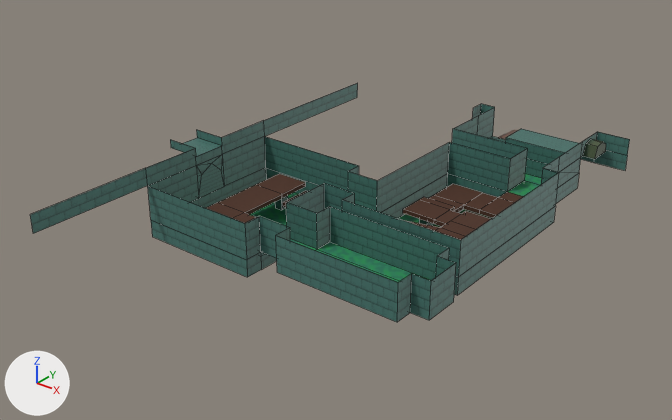
One commit to the Blender file Assets/World/Level0/Raw/Level0.blend: the scene before it, then after it.
The view is the same before and after, from a 50 mm lens placed at (89.6, -98.1, 88.3), pointed at (-25.2, 45.5, -0.7). Arrows for +X, +Y and +Z are at lower left; the lights stay in place. Mesh edges are drawn as thin lines on the coarser meshes.

The older version as bpy lines, for what is in view:
```python
me_plane = bpy.data.meshes.new('Plane')
me_plane.from_pydata(...)  # 297 vertices, 220 faces, 3 loose edges; spans x -60.0..16.0, y -12.0..104.0, z -4.0..12.0
# faces by material slot: [78, 117, 10, 15]
me_plane.materials.append(mat_planks)
me_plane.materials.append(mat_walls)
me_plane.materials.append(mat_grass)
me_plane.materials.append(mat_uv_riverrock)
me_plane_002 = bpy.data.meshes.new('Plane.002')
me_plane_002.from_pydata(...)  # a box spanning x -52.0..16.0, y 16.0..114.0, z -1.5..-0.5
me_waterfall = bpy.data.meshes.new('Waterfall')
me_waterfall.from_pydata(...)  # 12 vertices, 7 faces; spans x -60.0..-51.0, y 30.0..38.0, z -0.5..11.0
me_waterfall.materials.append(mat_flowingwater)  # its picture is missing
ob_lava_0 = bpy.data.objects.new('Lava 0', me_plane_002)
ob_lava_0.location = (0.0, 0.0, 0.0)
ob_lava_0.hide_set(True)
ob_level_0 = bpy.data.objects.new('Level 0', me_plane)
ob_level_0.location = (0.0, 0.0, 0.0)
ob_waterfall = bpy.data.objects.new('Waterfall', me_waterfall)
ob_waterfall.location = (0.0, 0.0, 0.0)
ob_waterfall.hide_set(True)
```
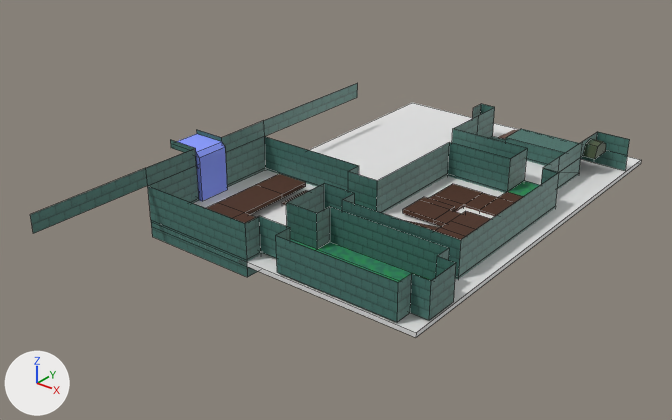
The edits, one by one:
Object 'Lava 0' (ob_lava_0) is now shown.
Object 'Waterfall' (ob_waterfall) is now shown.

Pixel boxes [x1, y1, x2, y2] of what changed, in the pictures (672 x 420 px):
'Lava 0', shown: after [171, 103, 641, 337]
'Waterfall', shown (blue): after [176, 134, 227, 201]
